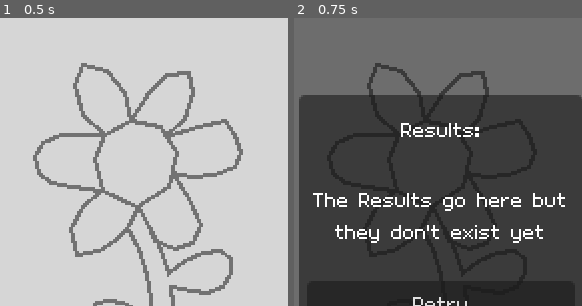
Above: before the commit, frames 1-2 (left to right).
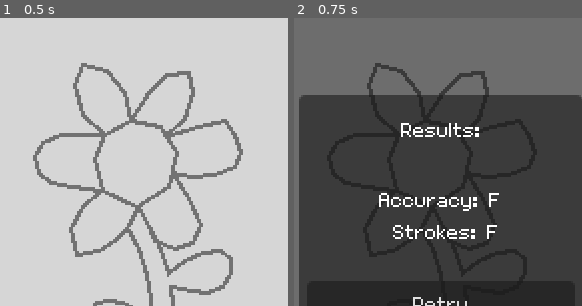
Above: after the commit, the same moments.

Repository: kennethbchen/Bullet-Journal-Game
Game: Godot game, scene res://Level.tscn
Same seed, same stepped clock (60 frames per second), same inputs: the game is played once before the commit and once after it. The engine's default icon, where the game draws it, is replaced by a stand-in: a white triangle on a blue panel in a dark square.
Inputs:
- Up to frame 1 (0.5 s): no input
- Up to frame 2 (0.75 s): click "Done!" at 0.5 s
The pictures show only the part of the screen within x 24-74%, y 12-62%; the shares and areas given below are measured in that part.

Frame 1 is identical in both runs. In frame 2, 2.6% of the frame differs, in the area x 6-95%, y 60-79%.

Commit message:
Implemented displaying final score on results page

Diff:
--- a/Level.tscn
+++ b/Level.tscn
@@ -1,7 +1,8 @@
-[gd_scene load_steps=19 format=3 uid="uid://cgfnwtxbl14yp"]
+[gd_scene load_steps=20 format=3 uid="uid://cgfnwtxbl14yp"]
 
 [ext_resource type="Script" path="res://Scripts/DrawingGrader.gd" id="1_c2la4"]
 [ext_resource type="Script" path="res://Scripts/Level.gd" id="1_fwlpn"]
+[ext_resource type="Script" path="res://ResultsText.gd" id="2_128v5"]
 [ext_resource type="PackedScene" uid="uid://cbkrudifu2xkr" path="res://Scenes/GuideLine.tscn" id="2_hhy5b"]
 [ext_resource type="Script" path="res://Scripts/BulletHell/ProjectileGenerator.gd" id="3_ep5s1"]
 [ext_resource type="PackedScene" uid="uid://ckt2ug7d6uwrw" path="res://Scenes/WaterProjectile.tscn" id="5_44i16"]
@@ -59,7 +60,6 @@
 
 [node name="ResultsUI" type="CanvasLayer" parent="."]
 layer = 2
-visible = false
 
 [node name="Background" type="TextureRect" parent="ResultsUI"]
 modulate = Color(0, 0, 0, 0.490196)
@@ -114,6 +114,7 @@
 text = "The Results go here but they don't exist yet"
 horizontal_alignment = 1
 autowrap_mode = 3
+script = ExtResource("2_128v5")
 
 [node name="RestartLevelButton" type="Button" parent="ResultsUI/ResultsPanel/VBoxContainer"]
 layout_mode = 2
@@ -302,6 +303,7 @@
 texture = ExtResource("12_ffcdh")
 metadata/_edit_lock_ = true
 
+[connection signal="game_ended" from="." to="DrawingGrader" method="_on_game_ended"]
 [connection signal="game_ended" from="." to="ProjectileGenerator" method="_on_game_ended"]
 [connection signal="game_ended" from="." to="Player" method="_on_game_ended"]
 [connection signal="game_started" from="." to="ProjectileGenerator" method="_on_game_started"]
@@ -309,6 +311,7 @@
 [connection signal="pressed" from="ResultsUI/ResultsPanel/VBoxContainer/NextButton" to="." method="_on_next_button_pressed"]
 [connection signal="pressed" from="GameUI/DoneButton" to="." method="_on_done_button_pressed"]
 [connection signal="pressed" from="GameUI/RestartButton" to="." method="_on_restart_button_pressed"]
+[connection signal="results_created" from="DrawingGrader" to="ResultsUI/ResultsPanel/VBoxContainer/Results" method="_on_results_created"]
 [connection signal="pen_grabbed" from="Player" to="." method="_on_pen_grabbed"]
 [connection signal="left_mouse_pressed" from="Player/MouseInputHandler" to="Player" method="_on_left_mouse_pressed"]
 [connection signal="left_mouse_released" from="Player/MouseInputHandler" to="Player" method="_on_left_mouse_released"]
--- /dev/null
+++ b/ResultsText.gd
@@ -0,0 +1,4 @@
+extends Label
+
+func _on_results_created(new_text: String) -> void:
+	text = new_text
--- a/Scripts/DrawingGrader.gd
+++ b/Scripts/DrawingGrader.gd
@@ -1,22 +1,31 @@
 extends Node
-
-enum DRAWING_GRADE {SS, S, A, B, C}
 
 @export var source_line_parent: Node
 
 @export var drawing_line_parent: Node
+
+signal results_created(results: String)
 
 func _ready():
 
 	assert(source_line_parent is Node)
 	assert(drawing_line_parent is Node)
 
+func create_results_text():
 
-func _unhandled_input(event):
-	if event.is_action_pressed("ui_accept"):
-		print(grade_accuracy(), " ", grade_strokes())
+	var acc_score: = ""
+	var stroke_score = ""
+	if drawing_line_parent.get_children().size() < 1:
+		acc_score = "F"
+		stroke_score = "F"
+	else:
+		acc_score = _grade_accuracy()
+		stroke_score = _grade_strokes()
 
-func grade_strokes():
+
+	return "Accuracy: " + str(acc_score) + "\n Strokes: " + str(stroke_score)
+
+func _grade_strokes():
 
 	var strokes = drawing_line_parent.get_children().size()
 
@@ -33,8 +42,8 @@
 	else:
 		return "D"
 
-func grade_accuracy():
-	var avg_err = calculate_error()
+func _grade_accuracy():
+	var avg_err = _calculate_error()
 
 	if avg_err < 0.5:
 		return "SS"
@@ -50,7 +59,7 @@
 		return "D"
 
 
-func calculate_error():
+func _calculate_error():
 
 	var point_errors = []
 
@@ -96,6 +105,7 @@
 
 	avg_error /= point_errors.size()
 
-	print(avg_error)
+	return avg_error
 
-	return avg_error
+func _on_game_ended() -> void:
+	results_created.emit(create_results_text())
